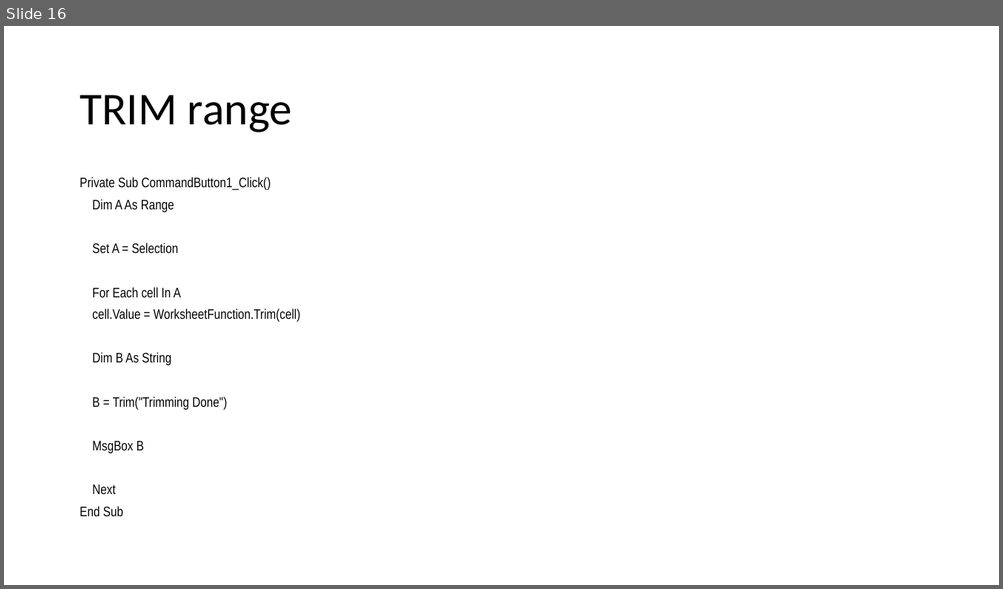
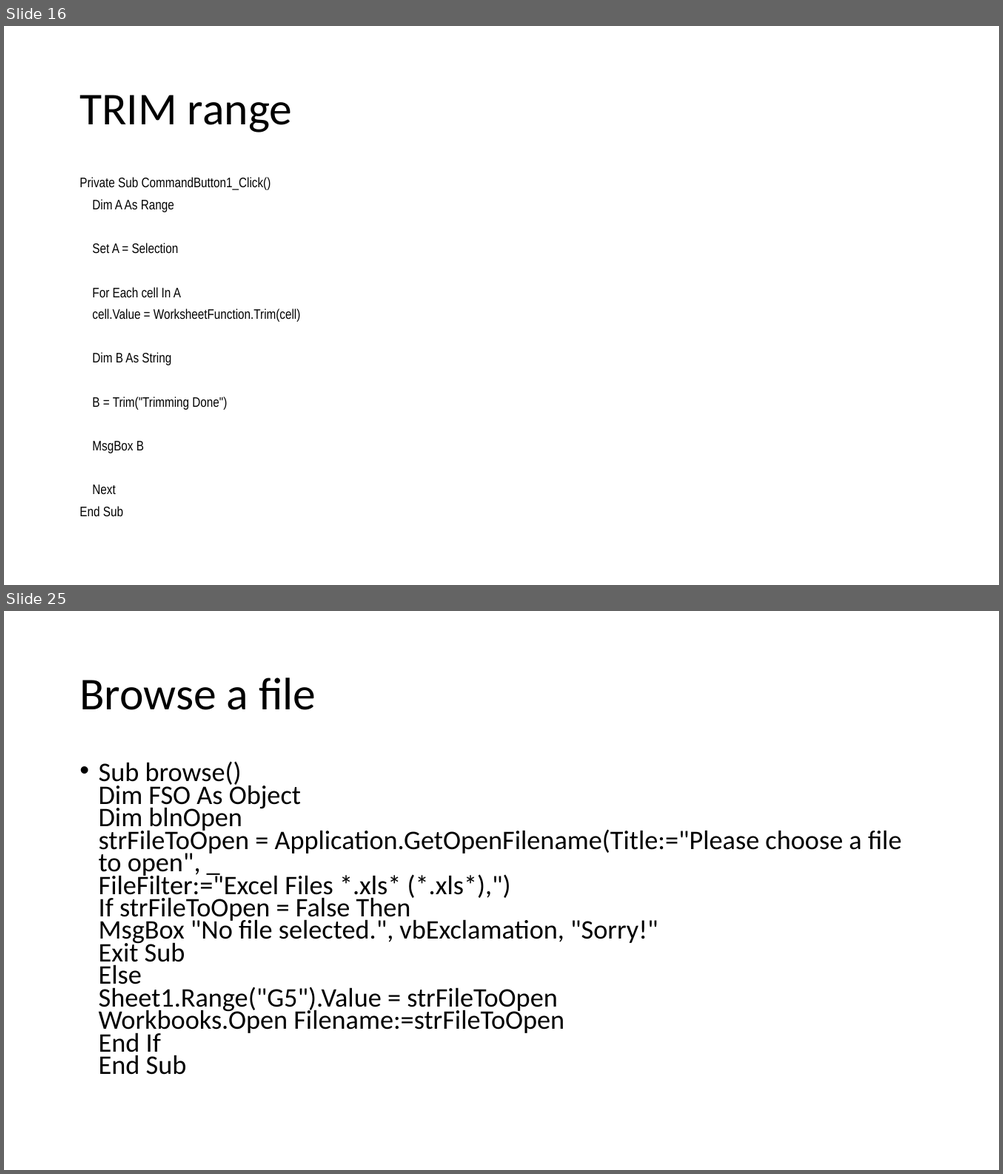
Before and after one commit to daoxuantruong/Demo, a slide deck: VBA_Basic.pptx. Shown one above the other, each under a label of ours: slide 16 before the commit, slides 16 and 25 after it; the slides between them are not shown. The pictures are 1003x589 and 1003x1174 pixels, drawn with LibreOffice and Linux fonts; fonts in the diff are those of the drawing. Boxes give left, top, right and bottom in pixels: in the first picture for what was removed or moved away, otherwise in the second. Text is boxed around its words. In the diff, an @@ line names an element or a change of style, - is before the commit and + after.

```diff
--- a/VBA_Basic.pptx
+++ b/VBA_Basic.pptx
@@ slide 25 added at [4, 611, 999, 1170], background #FFFFFF @@
@@ title added at [79, 678, 316, 710], 44 pt, text #000000 @@
+Browse a file
@@ text added at [99, 762, 902, 1075], 25.9 pt, text #000000 @@
+• Sub browse()
+  Dim FSO As Object
+  Dim blnOpen
+  strFileToOpen = Application.GetOpenFilename(Title:="Please choose a file to open", _
+  FileFilter:="Excel Files *.xls* (*.xls*),")
+  If strFileToOpen = False Then
+  MsgBox "No file selected.", vbExclamation, "Sorry!"
+  Exit Sub
+  Else
+  Sheet1.Range("G5").Value = strFileToOpen
+  Workbooks.Open Filename:=strFileToOpen
+  End If
+  End Sub
```
Also in this commit, not shown: 23 other slides added, 7 other files.
